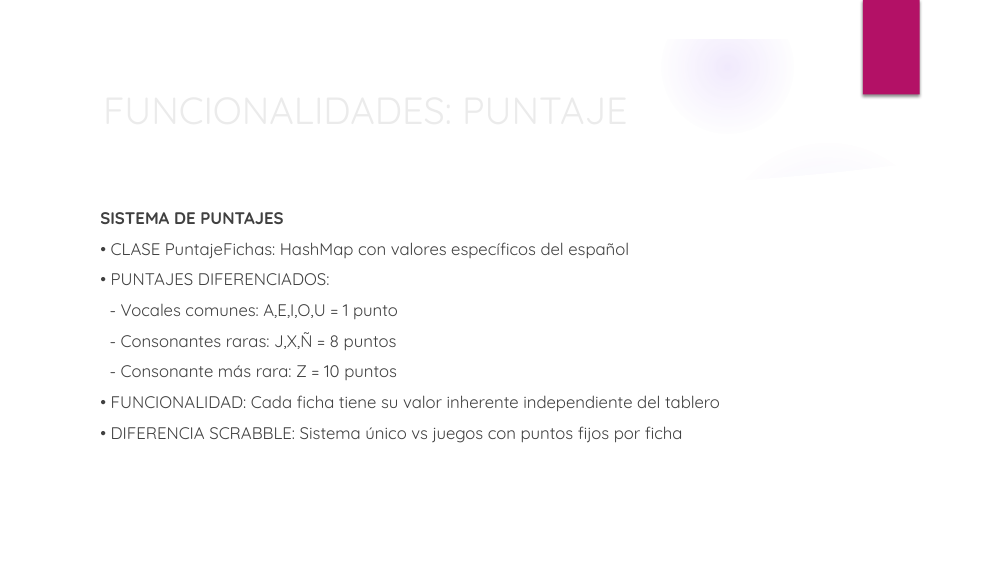
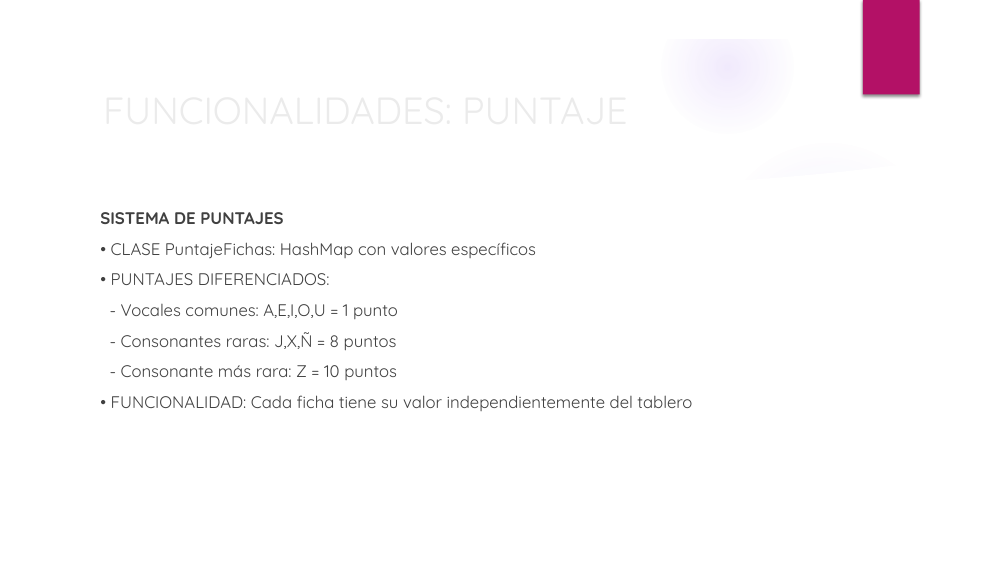
Before and after one commit to BinaryJuan/scrabble-poo, a slide deck: slide 43 of SCRABBLE.pptx (slide 44 before the commit). Drawn at 1008x567 pixels with LibreOffice and Linux fonts; fonts in the diff are those of the drawing; background and template pictures are left out. Boxes give left, top, right and bottom in pixels: in the first picture for what was removed or moved away, otherwise in the second. Text is boxed around its words. In the diff, an @@ line names an element or a change of style, - is before the commit and + after.

```diff
--- a/SCRABBLE.pptx
+++ b/SCRABBLE.pptx
@@ text at (x1=111, y1=242, x2=536, y2=258): text changed @@
-• CLASE PuntajeFichas: HashMap con valores específicos del español
+• CLASE PuntajeFichas: HashMap con valores específicos
@@ text at (x1=111, y1=395, x2=692, y2=411): text changed @@
-• FUNCIONALIDAD: Cada ficha tiene su valor inherente independiente del tablero
-• DIFERENCIA SCRABBLE: Sistema único vs juegos con puntos fijos por ficha
+• FUNCIONALIDAD: Cada ficha tiene su valor independientemente del tablero
```
Also in this commit, not shown: 12 other slides changed, 1 slide removed.
